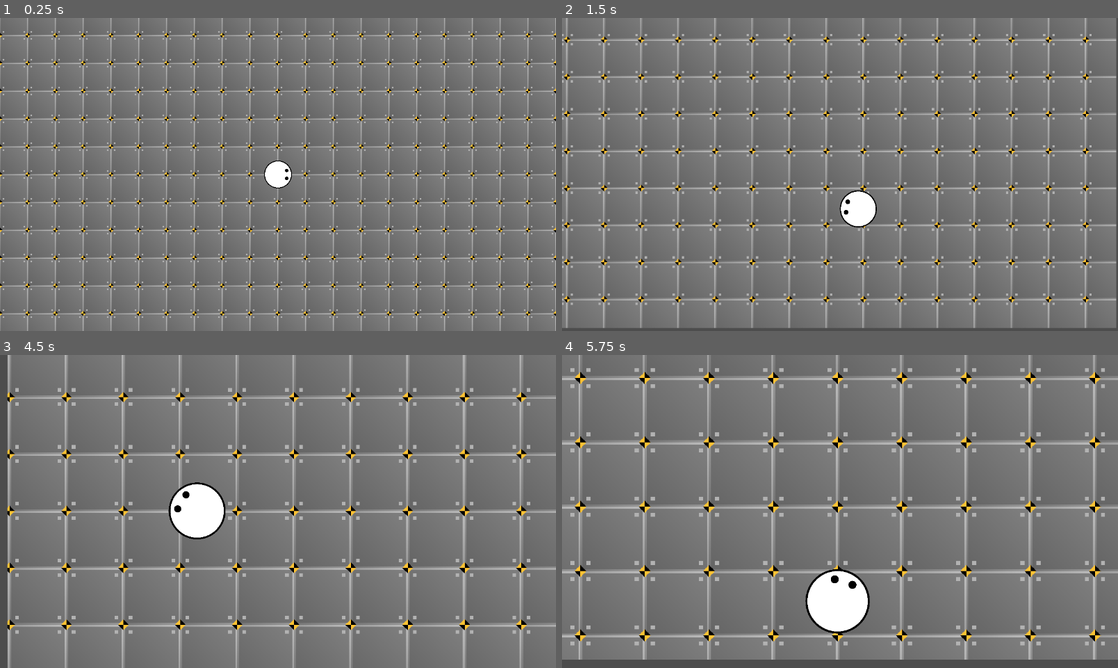
Above: before the commit, frames 1-4 (two rows, left to right).
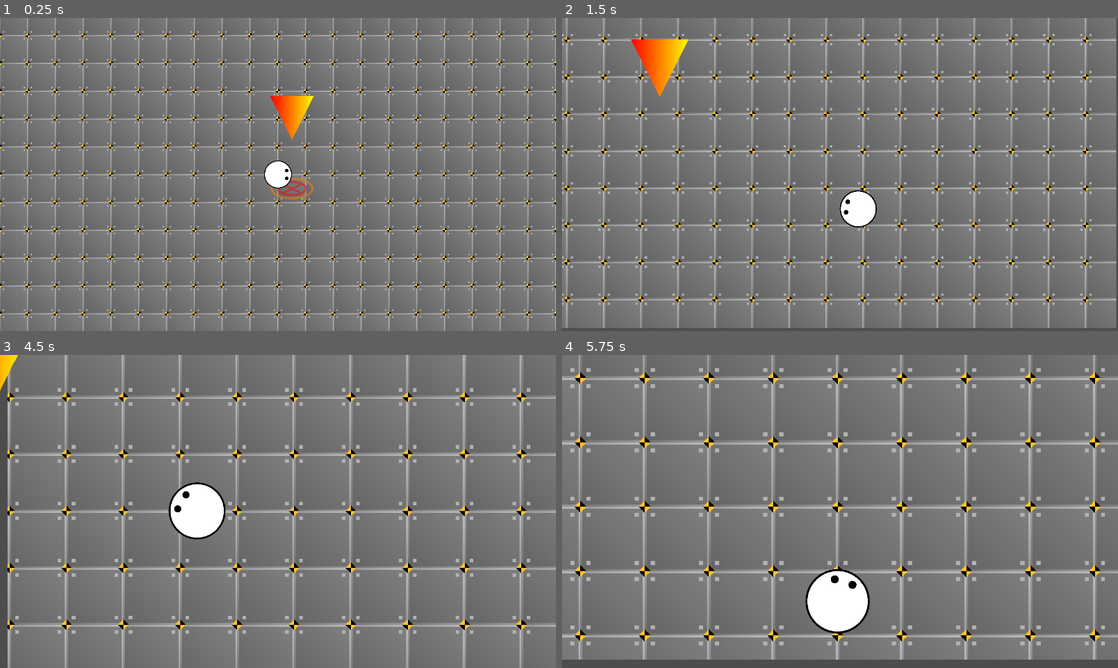
Above: after the commit, the same moments.

Repository: TrueSunGaming/industrial-revolution-2
Game: Godot game, scene res://scenes/factory/Factory.tscn
Two runs of this game, one before a commit and one after it. Both use one fixed random seed, a clock stepped at 60 frames per second and the inputs below.
Inputs (mouse positions are in pixels of both pictures, inside the frame that each line leads up to):
- Up to frame 1 (0.25 s): no input
- Up to frame 2 (1.5 s): move the mouse to (962, 158) at 0.52 s; hold D (right) 0.53-1.28 s; hold Mouse wheel up (zoomin) 0.53-1.28 s; move the mouse to (728, 190) at 1.27 s; hold S (down) from 1.28 s (still down); tap Mouse wheel down (zoomout) at 1.35 s
- Up to frame 3 (4.5 s): move the mouse to (333, 442) at 2.02 s; release S (down) at 2.03 s; hold D (right) 2.03-2.78 s; hold Mouse wheel up (zoomin) 2.03-2.78 s; move the mouse to (250, 574) at 2.77 s; hold W (up) 2.78-3.53 s; tap Mouse wheel down (zoomout) at 2.85, 4.35 s; move the mouse to (444, 558) at 3.52 s; hold Mouse wheel up (zoomin) 3.53-4.28 s; hold A (left) from 3.53 s (still down); move the mouse to (111, 464) at 4.27 s
- Up to frame 4 (5.75 s): move the mouse to (867, 511) at 5.02 s; release A (left) at 5.03 s; hold S (down) from 5.03 s (still down); hold Mouse wheel up (zoomin) from 5.03 s (still down)

The runs differ from the first frame. In frame 1, 0.8% of the frame differs, in the area x 48-57%, y 24-58%; in frame 2, 1.0%, in the area x 12-23%, y 6-26%; in frame 3, 0.2%; in frame 4, nothing differs.

Commit message:
add ui panel and quest markers

Diff:
--- a/global/global.gd
+++ b/global/global.gd
@@ -1 +1,6 @@
 extends Node
+
+func show_panel(panel: Control) -> void:
+	if (not refs.ui): return print("No UI reference to add panel to")
+
+	refs.ui.show_panel(panel)
--- /dev/null
+++ b/global/quest_marker.svg
@@ -0,0 +1,113 @@
+<?xml version="1.0" encoding="UTF-8" standalone="no"?>
+<!-- Created with Inkscape (http://www.inkscape.org/) -->
+
+<svg
+   width="200"
+   height="350"
+   viewBox="0 0 52.916665 92.604162"
+   version="1.1"
+   id="svg1"
+   inkscape:version="1.3.2 (091e20e, 2023-11-25, custom)"
+   sodipodi:docname="quest_marker.svg"
+   xmlns:inkscape="http://www.inkscape.org/namespaces/inkscape"
+   xmlns:sodipodi="http://sodipodi.sourceforge.net/DTD/sodipodi-0.dtd"
+   xmlns:xlink="http://www.w3.org/1999/xlink"
+   xmlns="http://www.w3.org/2000/svg"
+   xmlns:svg="http://www.w3.org/2000/svg">
+  <sodipodi:namedview
+     id="namedview1"
+     pagecolor="#505050"
+     bordercolor="#ffffff"
+     borderopacity="1"
+     inkscape:showpageshadow="0"
+     inkscape:pageopacity="0"
+     inkscape:pagecheckerboard="1"
+     inkscape:deskcolor="#505050"
+     inkscape:document-units="px"
+     inkscape:zoom="0.99150695"
+     inkscape:cx="8.0685264"
+     inkscape:cy="318.20251"
+     inkscape:window-width="1920"
+     inkscape:window-height="1001"
+     inkscape:window-x="2391"
+     inkscape:window-y="-9"
+     inkscape:window-maximized="1"
+     inkscape:current-layer="layer1" />
+  <defs
+     id="defs1">
+    <linearGradient
+       id="linearGradient3"
+       inkscape:collect="always">
+      <stop
+         style="stop-color:#ff0000;stop-opacity:1;"
+         offset="0"
+         id="stop3" />
+      <stop
+         style="stop-color:#ffff00;stop-opacity:1;"
+         offset="1"
+         id="stop4" />
+    </linearGradient>
+    <linearGradient
+       inkscape:collect="always"
+       xlink:href="#linearGradient3"
+       id="linearGradient4"
+       x1="-10.70028"
+       y1="16.150912"
+       x2="27.244959"
+       y2="16.150912"
+       gradientUnits="userSpaceOnUse" />
+  </defs>
+  <g
+     inkscape:label="Layer 1"
+     inkscape:groupmode="layer"
+     id="layer1">
+    <g
+       id="g1"
+       transform="translate(0,-39.687496)">
+      <g
+         id="g2"
+         style="stroke:#ff0000;stroke-width:0.376993;stroke-dasharray:none;stroke-opacity:1"
+         transform="matrix(10.176432,0,0,4.8401688,12.995759,112.95362)">
+        <path
+           style="fill:none;stroke:#ff0000;stroke-width:0.376995;stroke-dasharray:none;stroke-opacity:1"
+           d="M 0.21410452,0.21410451 2.4317291,2.4317291 Z"
+           id="path1-5" />
+        <path
+           style="fill:none;stroke:#ff0000;stroke-width:0.376995;stroke-dasharray:none;stroke-opacity:1"
+           d="M 2.4317291,0.21410451 0.21410451,2.4317291 Z"
+           id="path2" />
+      </g>
+      <ellipse
+         style="fill:none;stroke:#ff8000;stroke-width:2.64583;stroke-dasharray:none;stroke-opacity:1"
+         id="path1"
+         cx="26.45833"
+         cy="119.06249"
+         rx="25.135416"
+         ry="11.906251" />
+      <ellipse
+         style="fill:none;stroke:#ff0000;stroke-width:2.64583;stroke-dasharray:none;stroke-opacity:1"
+         id="ellipse1"
+         cx="26.45833"
+         cy="119.06249"
+         rx="17.021694"
+         ry="7.8493896" />
+    </g>
+    <path
+       sodipodi:type="star"
+       style="fill:url(#linearGradient4);stroke:none;stroke-width:1.7656;stroke-dasharray:none;stroke-opacity:1"
+       id="path3"
+       inkscape:flatsided="true"
+       sodipodi:sides="3"
+       sodipodi:cx="8.2723398"
+       sodipodi:cy="10.673988"
+       sodipodi:r1="21.907694"
+       sodipodi:r2="10.953847"
+       sodipodi:arg1="1.5707963"
+       sodipodi:arg2="2.6179939"
+       inkscape:rounded="0"
+       inkscape:randomized="0"
+       d="M 8.2723404,32.581682 -10.70028,-0.27985808 l 37.945239,-1.02e-6 z"
+       inkscape:transform-center-y="8.8194434"
+       transform="matrix(1.3945535,0,0,1.6102916,14.922112,0.45065475)" />
+  </g>
+</svg>
--- a/global/refs.gd
+++ b/global/refs.gd
@@ -1,3 +1,5 @@
 extends Node
 
 var player: Player
+var ui: UI
+var hud: HUD
--- /dev/null
+++ b/scenes/QuestMarker.tscn
@@ -0,0 +1,59 @@
+[gd_scene load_steps=4 format=3 uid="uid://badmt1gtlarty"]
+
+[ext_resource type="Texture2D" uid="uid://cfd3oag4fxsi7" path="res://global/quest_marker.svg" id="1_2m3sk"]
+
+[sub_resource type="Animation" id="Animation_g43on"]
+resource_name = "quest_marker_float"
+loop_mode = 1
+tracks/0/type = "value"
+tracks/0/imported = false
+tracks/0/enabled = true
+tracks/0/path = NodePath("Triangle:position")
+tracks/0/interp = 1
+tracks/0/loop_wrap = true
+tracks/0/keys = {
+"times": PackedFloat32Array(0, 0.5, 1),
+"transitions": PackedFloat32Array(-2, -2, -2),
+"update": 0,
+"values": [Vector2(0, -300), Vector2(0, -350), Vector2(0, -300)]
+}
+tracks/1/type = "value"
+tracks/1/imported = false
+tracks/1/enabled = true
+tracks/1/path = NodePath("Target:modulate")
+tracks/1/interp = 1
+tracks/1/loop_wrap = true
+tracks/1/keys = {
+"times": PackedFloat32Array(0, 0.5, 1),
+"transitions": PackedFloat32Array(-2, -2, -2),
+"update": 0,
+"values": [Color(1, 1, 1, 1), Color(1, 1, 1, 0), Color(1, 1, 1, 1)]
+}
+
+[sub_resource type="AnimationLibrary" id="AnimationLibrary_c7qhd"]
+_data = {
+"quest_marker_float": SubResource("Animation_g43on")
+}
+
+[node name="QuestMarker" type="Node2D"]
+scale = Vector2(0.5, 0.5)
+
+[node name="Target" type="Sprite2D" parent="."]
+modulate = Color(1, 1, 1, 0.926051)
+z_index = 1
+texture = ExtResource("1_2m3sk")
+region_enabled = true
+region_rect = Rect2(0, 250, 200, 100)
+
+[node name="Triangle" type="Sprite2D" parent="."]
+z_index = 999
+position = Vector2(0, -303.697)
+texture = ExtResource("1_2m3sk")
+region_enabled = true
+region_rect = Rect2(0, 0, 200, 200)
+
+[node name="AnimationPlayer" type="AnimationPlayer" parent="."]
+libraries = {
+"": SubResource("AnimationLibrary_c7qhd")
+}
+autoplay = "quest_marker_float"
--- a/scenes/factory/Factory.tscn
+++ b/scenes/factory/Factory.tscn
@@ -1,9 +1,11 @@
-[gd_scene load_steps=5 format=3 uid="uid://dad0j2627f8ti"]
+[gd_scene load_steps=7 format=3 uid="uid://dad0j2627f8ti"]
 
 [ext_resource type="PackedScene" uid="uid://cy5ii5asdf0sd" path="res://scenes/player/Player.tscn" id="1_fuiu3"]
 [ext_resource type="Texture2D" uid="uid://cudg5hxs6gg0t" path="res://global/metal_tile.svg" id="2_whtw3"]
 [ext_resource type="Script" path="res://global/ProceduralFloor.gd" id="3_wbm2x"]
 [ext_resource type="TileSet" uid="uid://bs5um5w30uluu" path="res://global/tileset.tres" id="4_i7nyc"]
+[ext_resource type="PackedScene" uid="uid://cp2b6nwd32ctl" path="res://scenes/ui/UI.tscn" id="5_ysv7l"]
+[ext_resource type="PackedScene" uid="uid://badmt1gtlarty" path="res://scenes/QuestMarker.tscn" id="6_anhpn"]
 
 [node name="Factory" type="Node2D"]
 
@@ -22,3 +24,8 @@
 [node name="TileMap" type="TileMap" parent="."]
 tile_set = ExtResource("4_i7nyc")
 format = 2
+
+[node name="UI" parent="." instance=ExtResource("5_ysv7l")]
+
+[node name="QuestMarker" parent="." instance=ExtResource("6_anhpn")]
+position = Vector2(32, 32)
--- a/scenes/player/Player.tscn
+++ b/scenes/player/Player.tscn
@@ -7,6 +7,7 @@
 radius = 32.0
 
 [node name="Player" type="CharacterBody2D"]
+z_index = 2
 script = ExtResource("1_11xrv")
 
 [node name="Sprite2D" type="Sprite2D" parent="."]
--- /dev/null
+++ b/scenes/ui/HUD.gd
@@ -0,0 +1,4 @@
+class_name HUD extends Control
+
+func _ready() -> void:
+	refs.hud = self
--- a/scenes/ui/HUD.tscn
+++ b/scenes/ui/HUD.tscn
@@ -1,4 +1,6 @@
-[gd_scene format=3 uid="uid://2cvxab220oy8"]
+[gd_scene load_steps=2 format=3 uid="uid://2cvxab220oy8"]
+
+[ext_resource type="Script" path="res://scenes/ui/HUD.gd" id="1_0ppp0"]
 
 [node name="HUD" type="Control"]
 layout_mode = 3
@@ -7,3 +9,4 @@
 anchor_bottom = 1.0
 grow_horizontal = 2
 grow_vertical = 2
+script = ExtResource("1_0ppp0")
--- /dev/null
+++ b/scenes/ui/UI.gd
@@ -0,0 +1,10 @@
+class_name UI extends CanvasLayer
+
+var panel_visible: bool:
+	get: return $Panels.get_child_count() > 0
+
+func _ready() -> void:
+	refs.ui = self
+
+func show_panel(panel: Control) -> void:
+	$Panels.add_child(panel)
--- a/scenes/ui/UI.tscn
+++ b/scenes/ui/UI.tscn
@@ -1,7 +1,19 @@
-[gd_scene load_steps=2 format=3 uid="uid://cp2b6nwd32ctl"]
+[gd_scene load_steps=3 format=3 uid="uid://cp2b6nwd32ctl"]
 
 [ext_resource type="PackedScene" uid="uid://2cvxab220oy8" path="res://scenes/ui/HUD.tscn" id="1_6tj4x"]
+[ext_resource type="Script" path="res://scenes/ui/UI.gd" id="1_htfjb"]
 
 [node name="UI" type="CanvasLayer"]
+script = ExtResource("1_htfjb")
 
 [node name="HUD" parent="." instance=ExtResource("1_6tj4x")]
+
+[node name="Panels" type="Control" parent="."]
+layout_mode = 3
+anchors_preset = 8
+anchor_left = 0.5
+anchor_top = 0.5
+anchor_right = 0.5
+anchor_bottom = 0.5
+grow_horizontal = 2
+grow_vertical = 2
--- /dev/null
+++ b/scenes/ui/UIPanel.gd
@@ -0,0 +1,12 @@
+class_name UIPanel extends PanelContainer
+
+@export var title: String:
+	set(val):
+		if (val == title): return
+		title = val
+		$PanelContent/PanelHeader/Title.text = val
+
+@onready var content := $PanelContent
+
+func _on_close_pressed() -> void:
+	queue_free()
--- /dev/null
+++ b/scenes/ui/UIPanel.tscn
@@ -0,0 +1,60 @@
+[gd_scene load_steps=6 format=3 uid="uid://cow11y4t4rnws"]
+
+[ext_resource type="Script" path="res://scenes/ui/UIPanel.gd" id="1_akfxq"]
+[ext_resource type="Texture2D" uid="uid://dxi5lryfh4c5d" path="res://scenes/ui/close.svg" id="1_t8ik2"]
+
+[sub_resource type="StyleBoxFlat" id="StyleBoxFlat_se650"]
+content_margin_left = 10.0
+content_margin_top = 10.0
+content_margin_right = 10.0
+content_margin_bottom = 10.0
+bg_color = Color(0.14902, 0.14902, 0.14902, 1)
+border_width_left = 3
+border_width_top = 3
+border_width_right = 3
+border_width_bottom = 3
+corner_radius_top_left = 10
+corner_radius_top_right = 10
+corner_radius_bottom_right = 10
+corner_radius_bottom_left = 10
+
+[sub_resource type="InputEventAction" id="InputEventAction_bva8o"]
+action = &"ui_cancel"
+
+[sub_resource type="Shortcut" id="Shortcut_aeefc"]
+events = [SubResource("InputEventAction_bva8o")]
+
+[node name="UIPanel" type="PanelContainer"]
+offset_right = 284.0
+offset_bottom = 62.0
+theme_override_styles/panel = SubResource("StyleBoxFlat_se650")
+script = ExtResource("1_akfxq")
+
+[node name="PanelContent" type="VBoxContainer" parent="."]
+layout_mode = 2
+
+[node name="PanelHeader" type="HBoxContainer" parent="PanelContent"]
+layout_mode = 2
+theme_override_constants/separation = 50
+alignment = 2
+
+[node name="Title" type="Label" parent="PanelContent/PanelHeader"]
+layout_mode = 2
+theme_override_font_sizes/font_size = 30
+text = "Untitled UIPanel"
+
+[node name="HBoxContainer" type="HBoxContainer" parent="PanelContent/PanelHeader"]
+layout_mode = 2
+size_flags_horizontal = 3
+alignment = 2
+
+[node name="Close" type="TextureButton" parent="PanelContent/PanelHeader/HBoxContainer"]
+layout_direction = 2
+layout_mode = 2
+size_flags_vertical = 0
+tooltip_text = "Close this window"
+mouse_default_cursor_shape = 2
+shortcut = SubResource("Shortcut_aeefc")
+texture_normal = ExtResource("1_t8ik2")
+
+[connection signal="pressed" from="PanelContent/PanelHeader/HBoxContainer/Close" to="." method="_on_close_pressed"]
--- /dev/null
+++ b/scenes/ui/close.svg
@@ -0,0 +1,55 @@
+<?xml version="1.0" encoding="UTF-8" standalone="no"?>
+<!-- Created with Inkscape (http://www.inkscape.org/) -->
+
+<svg
+   width="10"
+   height="10"
+   viewBox="0 0 2.6458333 2.6458333"
+   version="1.1"
+   id="svg1"
+   inkscape:version="1.3.2 (091e20e, 2023-11-25, custom)"
+   sodipodi:docname="close.svg"
+   xmlns:inkscape="http://www.inkscape.org/namespaces/inkscape"
+   xmlns:sodipodi="http://sodipodi.sourceforge.net/DTD/sodipodi-0.dtd"
+   xmlns="http://www.w3.org/2000/svg"
+   xmlns:svg="http://www.w3.org/2000/svg">
+  <sodipodi:namedview
+     id="namedview1"
+     pagecolor="#505050"
+     bordercolor="#ffffff"
+     borderopacity="1"
+     inkscape:showpageshadow="0"
+     inkscape:pageopacity="0"
+     inkscape:pagecheckerboard="1"
+     inkscape:deskcolor="#505050"
+     inkscape:document-units="px"
+     inkscape:zoom="31.728222"
+     inkscape:cx="4.254887"
+     inkscape:cy="4.8694817"
+     inkscape:window-width="1920"
+     inkscape:window-height="1001"
+     inkscape:window-x="2391"
+     inkscape:window-y="-9"
+     inkscape:window-maximized="1"
+     inkscape:current-layer="layer1" />
+  <defs
+     id="defs1" />
+  <g
+     inkscape:label="Layer 1"
+     inkscape:groupmode="layer"
+     id="layer1">
+    <g
+       id="g2"
+       style="stroke:#ffffff;stroke-width:0.372112;stroke-dasharray:none;stroke-opacity:1"
+       transform="matrix(1.0665469,0,0,1.0665469,-0.08803603,-0.08803603)">
+      <path
+         style="fill:none;stroke:#ffffff;stroke-width:0.372112;stroke-dasharray:none;stroke-opacity:1"
+         d="M 0.21410452,0.21410451 2.4317291,2.4317291 Z"
+         id="path1" />
+      <path
+         style="fill:none;stroke:#ffffff;stroke-width:0.372112;stroke-dasharray:none;stroke-opacity:1"
+         d="M 2.4317291,0.21410451 0.21410451,2.4317291 Z"
+         id="path2" />
+    </g>
+  </g>
+</svg>
Not shown, added: global/quest_marker.svg.import
Not shown, added: scenes/ui/close.svg.import
